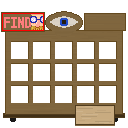
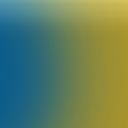
Comparing the layer stacks of the two 128px x 128px images. Changes:
removed layer "Layer 7" over [30, 14, 43, 30]
added layer "Layer 8 copy" above "Layer 8" over [0, 0, 128, 128]
painted on "Layer 8" over [0, 0, 128, 128]
removed layer "Layer 5" over [1, 12, 45, 32]
removed layer "Layer 3" over [2, 11, 126, 126]
removed layer "Layer 4" over [10, 116, 118, 122]
